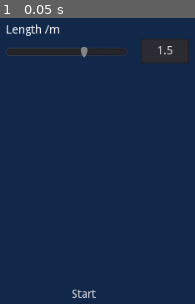
Above: before the commit, frame 1.
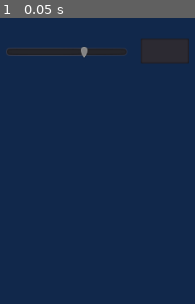
Above: after the commit, the same moment.

Repository: pssandhu/PhysBox-Godot
Game: Godot game, scene res://Scenes/Pendulum.tscn
Same seed, same stepped clock (60 frames per second), same inputs: the game is played once before the commit and once after it.
Inputs:
- Up to frame 1 (0.05 s): no input

The runs differ from the first frame. In frame 1, 0.7% of the frame differs, in the area x 3-89%, y 2-98%.

Commit message:
Add Inter font and UI theme

Diff:
--- /dev/null
+++ b/Assets/ControlTheme.tres
@@ -0,0 +1,12 @@
+[gd_resource type="Theme" load_steps=2 format=2]
+
+[ext_resource path="res://Assets/Fonts/Inter-Regular.tres" type="DynamicFont" id=1]
+
+[resource]
+Button/fonts/font = ExtResource( 1 )
+Label/fonts/font = ExtResource( 1 )
+LineEdit/fonts/font = ExtResource( 1 )
+ProgressBar/fonts/font = ExtResource( 1 )
+TabContainer/fonts/font = ExtResource( 1 )
+TextEdit/fonts/font = ExtResource( 1 )
+Tree/fonts/font = ExtResource( 1 )
--- /dev/null
+++ b/Assets/Fonts/Inter-Regular.tres
@@ -0,0 +1,6 @@
+[gd_resource type="DynamicFont" load_steps=2 format=2]
+
+[ext_resource path="res://Assets/Fonts/Inter-Regular.otf" type="DynamicFontData" id=1]
+
+[resource]
+font_data = ExtResource( 1 )
--- a/project.godot
+++ b/project.godot
@@ -24,6 +24,7 @@
 [gui]
 
 common/drop_mouse_on_gui_input_disabled=true
+theme/custom="res://Assets/ControlTheme.tres"
 
 [physics]
 
Not shown, added: Assets/Fonts/Inter-License.txt
Not shown, added: Assets/Fonts/Inter-Regular.otf
Not shown, changed: .gitattributes
